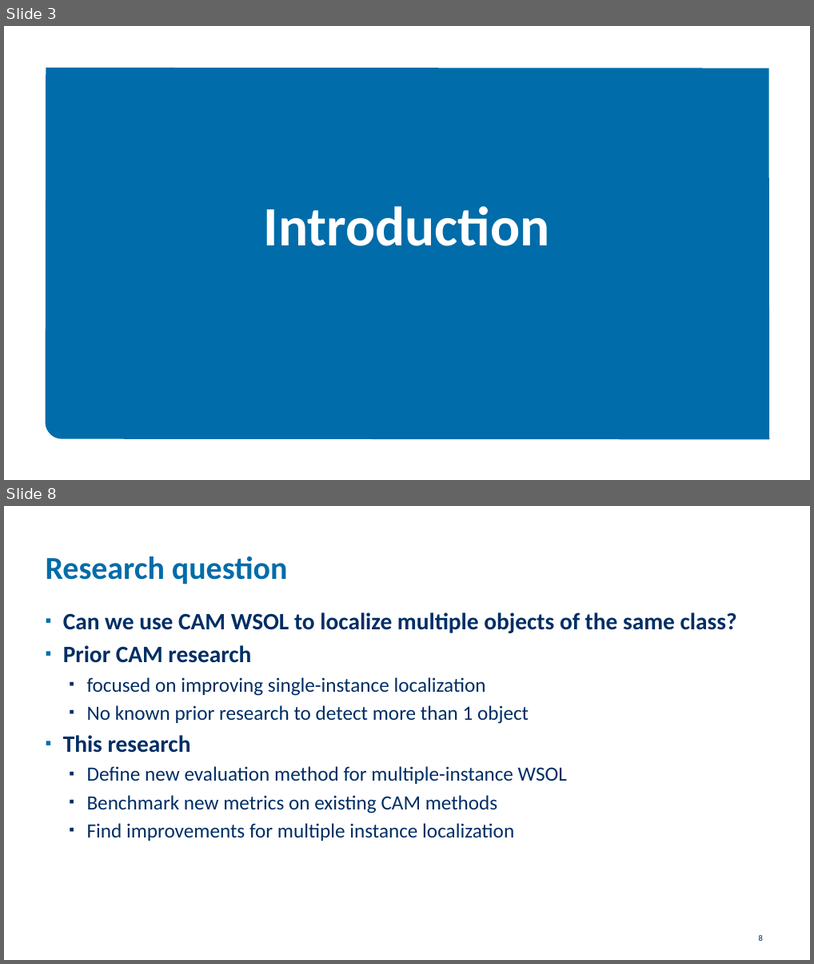
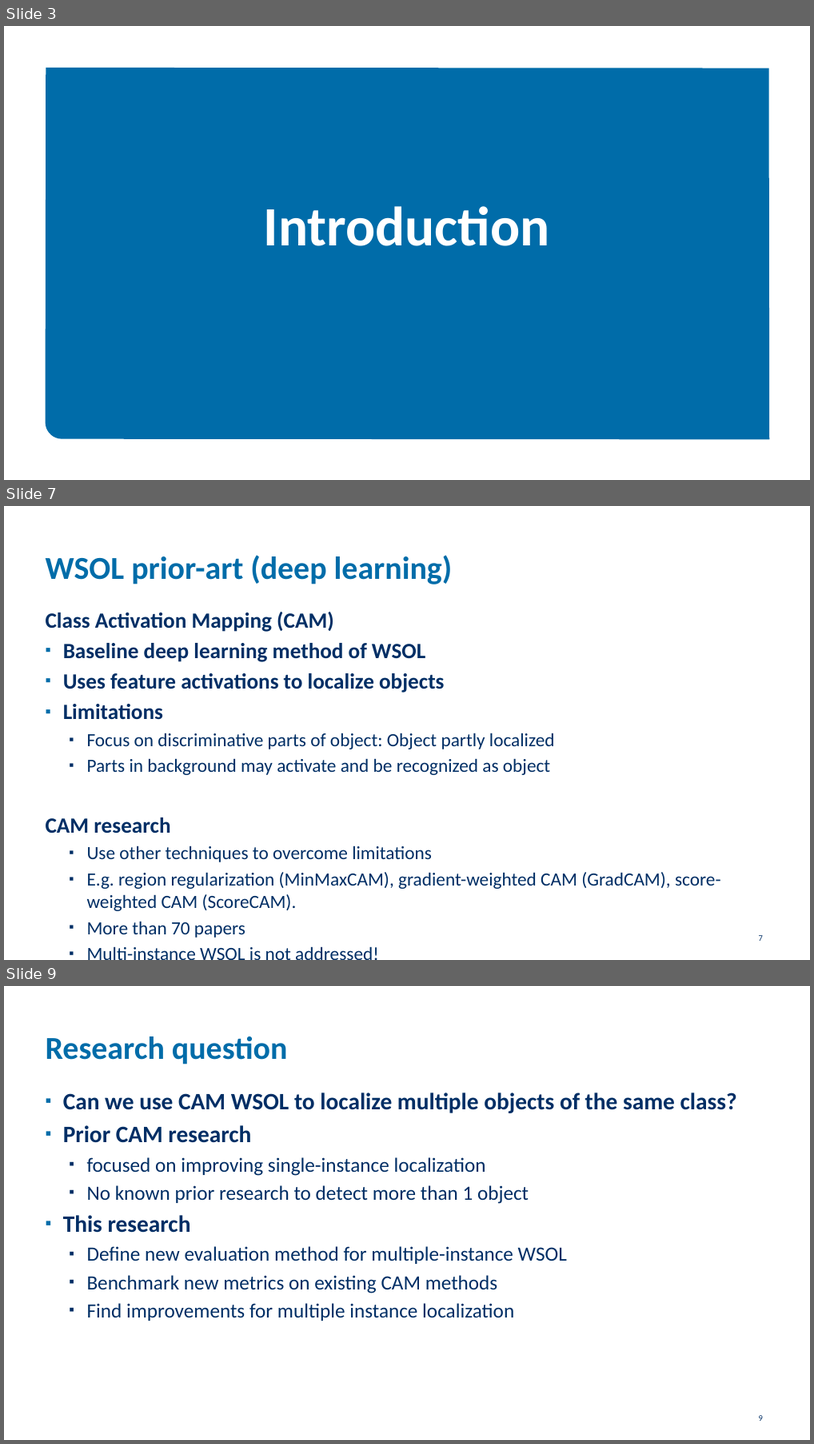
Before and after one commit to goemaereg/thesis, a slide deck: docs/pres_midterm.pptx. Shown one above the other, each under a label of ours: slides 3 and 8 before the commit, slides 3, 7 and 9 after it; the slides between them are not shown. The pictures are 814x964 and 814x1444 pixels, drawn with LibreOffice and Linux fonts; fonts in the diff are those of the drawing; background and template pictures are left out. Boxes give left, top, right and bottom in pixels: in the first picture for what was removed or moved away, otherwise in the second. Text is boxed around its words. In the diff, an @@ line names an element or a change of style, - is before the commit and + after.

```diff
--- a/docs/pres_midterm.pptx
+++ b/docs/pres_midterm.pptx
@@ slide 7 added at (4,506,810,960), background #FFFFFF @@
@@ title added at (46,555,453,584), 38 pt, text #006CA9, bold @@
+WSOL prior-art (deep learning)
@@ text added at (46,612,722,937), 22.2 pt, text #002E65 @@
+Class Activation Mapping (CAM)
+▪ Baseline deep learning method of WSOL
+▪ Uses feature activations to localize objects
+▪ Limitations
+  ▪ Focus on discriminative parts of object: Object partly localized
+  ▪ Parts in background may activate and be recognized as object
+CAM research
+  ▪ Use other techniques to overcome limitations
+  ▪ E.g. region regularization (MinMaxCAM), gradient-weighted CAM (GradCAM), score-weighted CAM (ScoreCAM).
+  ▪ More than 70 papers
+  ▪ Multi-instance WSOL is not addressed!
@@ page number added at (759,935,763,940), 10 pt, text #002E65 @@
+7
@@ what was slide 8 is now slide 9 @@
@@ page number at (759,1415,763,1420): text changed @@
-8
+9
```
Also in this commit, not shown: 2 slides changed, 2 other slides added, 2 slides removed, 2 other files.
